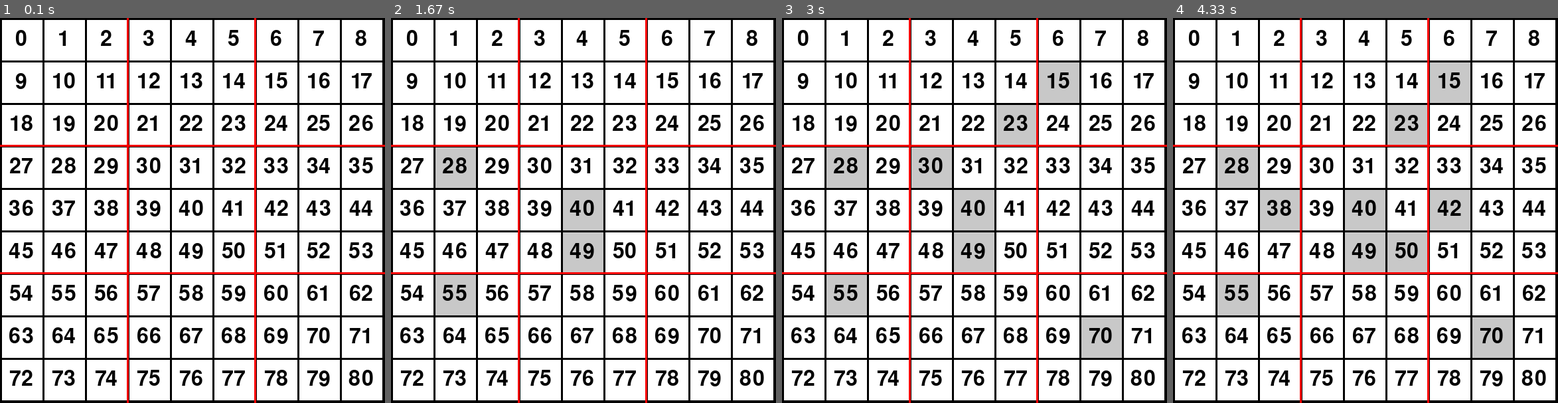
Above: before the commit, frames 1-4 (left to right).
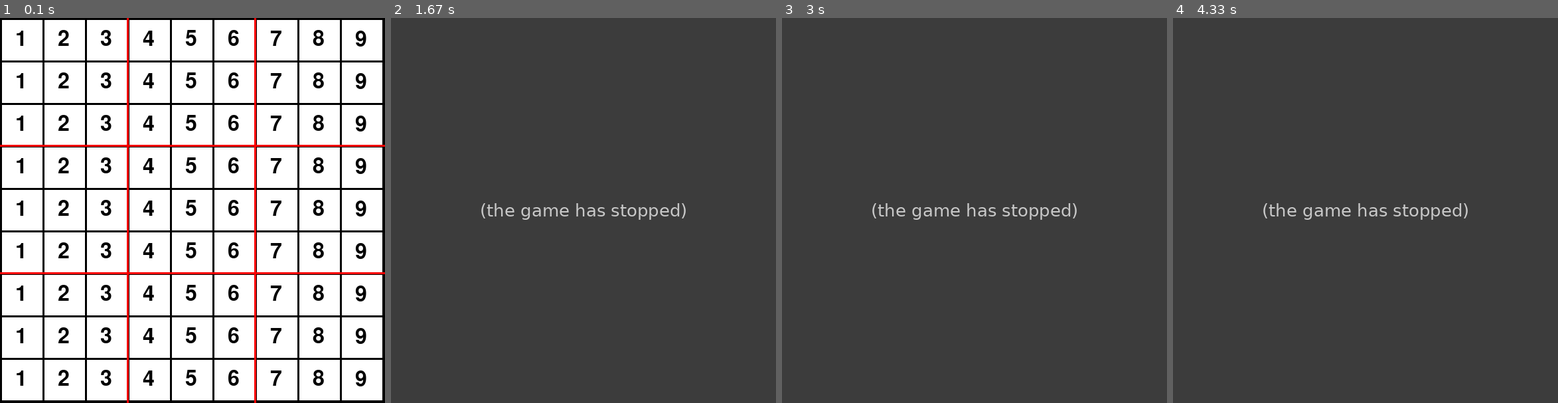
Above: after the commit, the same moments.

Repository: ravenstudios/sudoku_pygame
Game: pygame game, started from main.py
The game is run twice, just before and just after one commit, with the same random seed, the same clock (stepped at 60 frames per second) and the same inputs.
Inputs (mouse positions are in pixels of both pictures, inside the frame that each line leads up to):
- Up to frame 1 (0.1 s): no input
- Up to frame 2 (1.67 s): click (583, 210) at 0.38 s; click (441, 172) at 0.72 s; click (598, 256) at 1.05 s; click (452, 302) at 1.38 s
- Up to frame 3 (3 s): click (1074, 68) at 1.72 s; click (1116, 341) at 2.05 s; click (1009, 110) at 2.38 s; click (943, 187) at 2.72 s
- Up to frame 4 (4.33 s): click (1323, 168) at 3.05 s; click (1419, 260) at 3.38 s; click (1454, 210) at 3.72 s; click (1284, 187) at 4.05 s

The runs differ from the first frame. In frame 1, 11% of the frame differs, in the area x 2-97%, y 3-96%; in frame 2, 99%, in the area x 0-100%, y 0-100%; in frame 3, 99%; in frame 4, 99%.
Error after the commit: AttributeError: 'Board_manager' object has no attribute 'check_box' (board_manager.py line 81); the game stopped at 0.38 s (later frames are placeholders)

Commit message:
added tests

Diff:
--- a/board_manager.py
+++ b/board_manager.py
@@ -1,18 +1,60 @@
 import square
 from constants import *
 import pygame
+import random
+import solver
 
 
 class Board_manager:
     def __init__(self):
-        self.grid = []
-        count = 0
+        self.grid = self.make_board(True)
+
+
+        self.solver = solver.Solver()
+        solved = self.solver.is_board_full(self.grid)
+
+
+
+    def make_board(self, fill=False):
+        grid = []
         for r in range(ROWS):
             row = []
+            count = 1
             for c in range(COLS):
-                row.append(square.Square(c, r, count))
+                s = square.Square(c, r)
+                if fill:
+                    s.value = count
+                row.append(s)
                 count += 1
-            self.grid.append(row)
+            grid.append(row)
+        return grid
+
+        # done = False
+        # count = 0
+        # while not done:
+        #     for r in range(ROWS):
+        #         for c in range(COLS):
+        #             cell = self.grid[r][c]
+        #
+        #             x = random.randint(1, 9)
+        #             if not self.check_row(r, c, x):
+        #                 if not self.check_col(r, c, x):
+        #                     if not self.check_box(r, c, x):
+        #                         self.grid[r][c].value = x
+        #                         count += 1
+        #             print(count)
+        #             if count == 9 * 9 -1:
+        #                 done = True
+
+
+
+
+
+
+
+
+
+
 
         # for r in range(len(self.grid)):
         #     for c in range(len(self.grid[r])):
@@ -37,49 +79,3 @@
         # self.check_row(self.row, self.col, value)
         # self.check_col(self.row, self.col, value)
         self.check_box(self.row, self.col, value)
-
-
-    def check_row(self, row, col, value):
-        print(f"value: {col}")
-
-        r = self.grid[row].copy()
-        x = self.grid[row][col]
-        print(f"row:{x.row}, col:{x.col}, value:{x.value}")
-        r.remove(x)
-        nums = []
-        for i in r:
-            nums.append(i.value)
-        print(nums)
-        print(value in nums)
-
-
-    def check_col(self, row, col, value):
-        nums = []
-        col_arr = []
-        for i in range(len(self.grid)):
-            col_arr.append(self.grid[i][col])
-        x = self.grid[row][col]
-        col_arr.remove(x)
-        for c in col_arr:
-            nums.append(c.value)
-
-        print(nums)
-
-
-    def check_box(self, row, col, value):
-        box_arr = []
-        nums = []
-        row_start = row // 3 * 3
-        col_start = col // 3 * 3
-        print(f"row:{row}, col:{col}")
-        for i in range(3):
-            box_arr.append(self.grid[row_start][col_start + i])
-            box_arr.append(self.grid[row_start + 1][col_start + i])
-            box_arr.append(self.grid[row_start + 2][col_start + i])
-        x = self.grid[row][col]
-        print(f"row:{x.row}, col:{x.col}, value:{x.value}")
-        box_arr.remove(x)
-        for b in box_arr:
-            nums.append(b.value)
-        print(nums)
-        print(value in nums)
--- /dev/null
+++ b/solver.py
@@ -0,0 +1,80 @@
+from constants import *
+
+
+
+class Solver:
+    def __init__(self):
+        pass
+
+
+
+
+    def is_board_full(self, grid):
+        for r in range(ROWS):
+            for c in range(COLS):
+                if not grid[r][c].value:
+                    return False
+        return True
+
+
+
+
+    def get_row(self, grid, row):
+        return grid[row].copy()
+
+
+    def get_col(self, grid, row, col):
+        col_arr = []
+        for i in range(len(grid)):
+            col_arr.append(grid[row + i][col])
+        return col_arr
+
+
+
+    def get_values(self, lst):
+        result = []
+        for l in lst:
+            result.append(l.value)
+        return result
+
+
+
+    def check_row(self, grid, row, col, value):
+        r = self.get_row(grid, row)
+        x = grid[row][col]
+        r.remove(x)
+        nums = []
+        for i in r:
+            nums.append(i.value)
+        print(f"value:{value} nums:{nums}")
+        return value in nums
+
+
+
+    def check_col(self, grid, row, col, value):
+        nums = []
+        col_arr = []
+        for i in range(len(grid)):
+            col_arr.append(grid[i][col])
+        x = grid[row][col]
+        col_arr.remove(x)
+        for c in col_arr:
+            nums.append(c.value)
+        return value in nums
+
+
+
+    def check_box(self, grid, row, col, value):
+        box_arr = []
+        nums = []
+        row_start = row // 3 * 3
+        col_start = col // 3 * 3
+        for i in range(3):
+            box_arr.append(grid[row_start][col_start + i])
+            box_arr.append(grid[row_start + 1][col_start + i])
+            box_arr.append(grid[row_start + 2][col_start + i])
+        x = grid[row][col]
+        box_arr.remove(x)
+        for b in box_arr:
+            nums.append(b.value)
+        return value in nums
--- a/square.py
+++ b/square.py
@@ -3,14 +3,14 @@
 import random
 
 class Square:
-    def __init__(self, col, row, count):
+    def __init__(self, col, row):
         self.row = row
         self.col = col
         # if random.randint(0,1) == 0:
         #     self.value = random.randint(1, 9)
         # else:
-            # self.value = count
-        self.value = count
+        #     self.value = ""
+        self.value = ""
 
         self.size = BLOCK_SIZE
         self.rect = pygame.Rect(0, 0, self.size, self.size)
--- /dev/null
+++ b/tests.py
@@ -0,0 +1,46 @@
+import unittest
+import solver
+import square
+from constants import *
+import board_manager
+
+
+class TestSolver(unittest.TestCase):
+    def setUp(self):
+        bm = board_manager.Board_manager()
+        self.solver = solver.Solver()
+        self.grid = bm.grid
+
+
+
+
+    def testGetRow(self):
+        self.assertEqual(len(self.solver.get_row(self.grid, 0)), 9, "length not = 9")
+        self.assertEqual(type(self.solver.get_row(self.grid, 0)[0]), square.Square, "not getting correct list")
+        values = self.solver.get_values(self.solver.get_row(self.grid, 0))
+        self.assertEqual(values, [1, 2, 3, 4, 5, 6, 7, 8, 9],  "not getting correct list")
+
+
+
+    def testGetCol(self):
+        self.assertEqual(len(self.solver.get_col(self.grid, 0, 0)), 9, "length not = 9")
+        values = self.solver.get_values(self.solver.get_col(self.grid, 0, 0))
+        self.assertEqual(values, [1, 1, 1, 1, 1, 1, 1, 1, 1], "not getting correct list")
+        values = self.solver.get_values(self.solver.get_col(self.grid, 0, 1))
+        self.assertEqual(values, [2, 2, 2, 2, 2, 2, 2, 2, 2], "not getting correct list")
+        values = self.solver.get_values(self.solver.get_col(self.grid, 0, 4))
+        self.assertEqual(values, [5, 5, 5, 5, 5, 5, 5, 5, 5], "not getting correct list")
+        values = self.solver.get_values(self.solver.get_col(self.grid, 0, 8))
+        self.assertEqual(values, [9, 9, 9, 9, 9, 9, 9, 9, 9], "not getting correct list")
+
+
+    def test_check_row(self):
+
+        self.assertEqual(self.solver.check_row(self.grid, 0, 0, 0), False, "True should = False")
+        self.assertEqual(self.solver.check_row(self.grid, 0, 1, 1), True, "False should = True")
+
+
+
+
+if __name__ == '__main__':
+    unittest.main()
